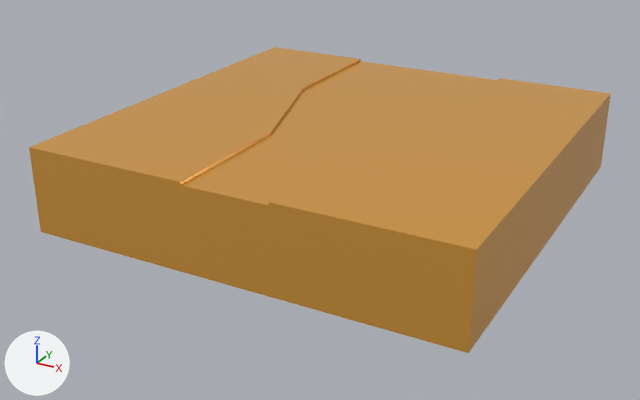
A saved change to the glTF model public/models/tile-road-to-mainroad.glb.
The view is the same before and after, from a 50 mm camera at (27.0, -52.8, 19.7) aimed at (-1.0, -1.9, -5.7). The lights are fixed; the arrows at lower left show +X, +Y and +Z. Where no turn or scale is listed for an object, it has been applied to the vertices.

Names of what the first picture shows: 'tile-road-to-mainroad'.
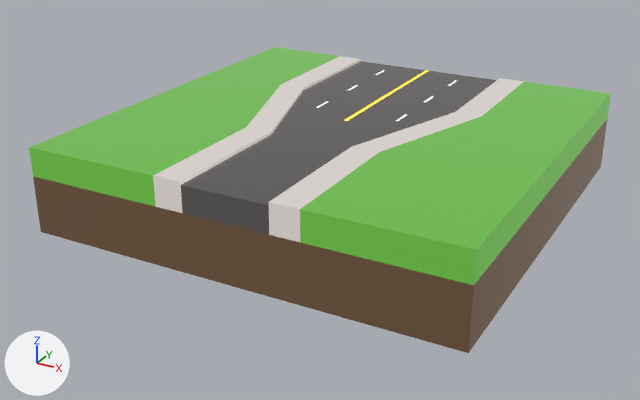
Changed parts and their boxes [x1, y1, x2, y2] in the pictures (640 x 400 px):
'tile-road-to-mainroad', recoloured: [29, 47, 611, 353] in both

What changed in the scene script:
```text
Add img_base:
    img_base = load_image('base', '_unpacked/base', 1024, 1024, 'sRGB')
Add mat_lowpoly_colors_001:
    mat_lowpoly_colors_001 = bpy.data.materials.new('LOWPOLY-COLORS.001')
    # uses the picture img_base
Change me_tile_road_to_mainroad:
    where me_tile_road_to_mainroad.from_pydata(...)  # 81 vertices, 153 faces; spans x -15.0..15.0, y -15.0..15.0, z -6.0..0.0
    remove me_tile_road_to_mainroad.materials.append(mat_lowpoly_colors)  # orange #e7a747
    add me_tile_road_to_mainroad.materials.append(mat_lowpoly_colors_001)
```
